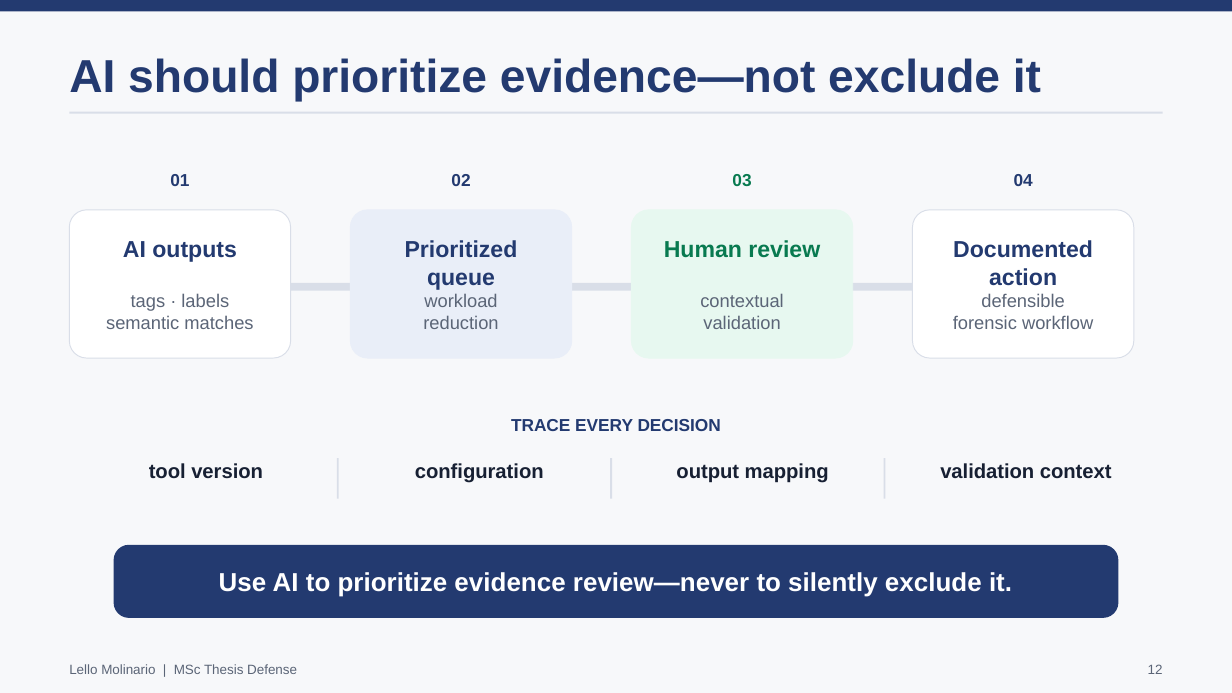
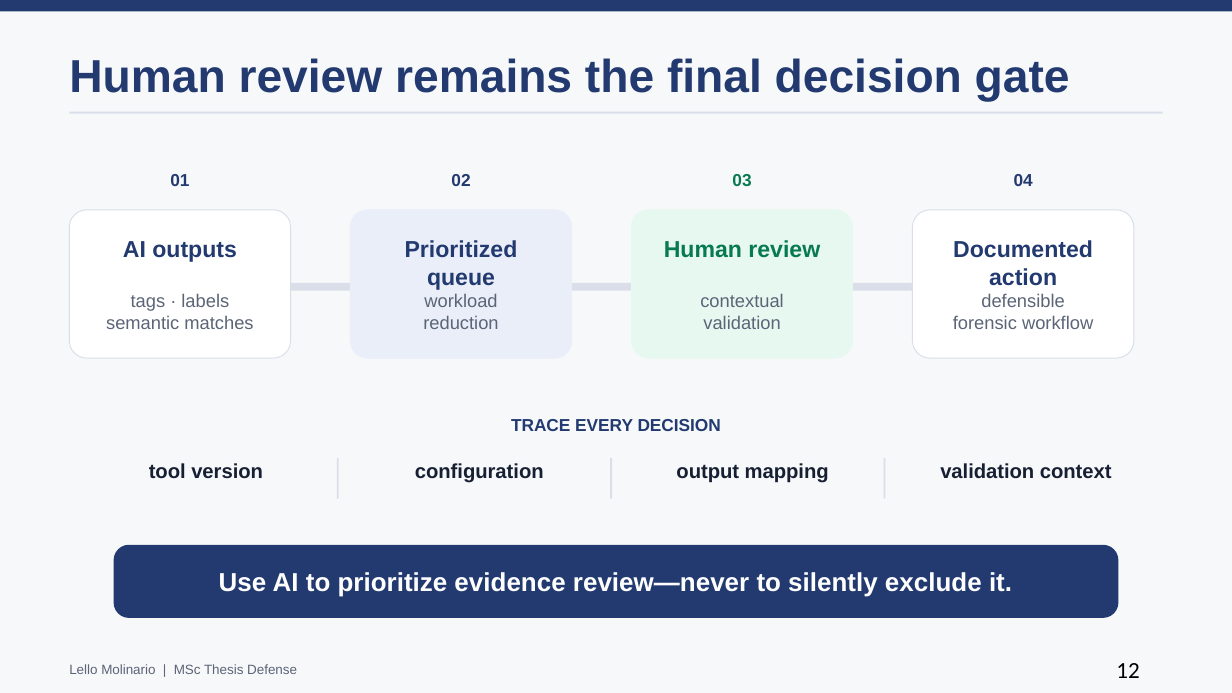
Before and after one commit to lmolinario/msc-thesis-ai-robustness-in-digital-forensics, a slide deck: slide 12 of docs/presentation/Molinario_Thesis_Defense_2026.pptx. Drawn at 1232x693 pixels with LibreOffice and Linux fonts; fonts in the diff are those of the drawing. Boxes give left, top, right and bottom in pixels: in the first picture for what was removed or moved away, otherwise in the second. Text is boxed around its words. In the diff, an @@ line names an element or a change of style, - is before the commit and + after.

```diff
--- a/docs/presentation/Molinario_Thesis_Defense_2026.pptx
+++ b/docs/presentation/Molinario_Thesis_Defense_2026.pptx
@@ text at <box>69,58,1070,102</box>: text changed @@
-AI should prioritize evidence—not exclude it
+Human review remains the final decision gate
@@ text "12" at <box>1116,663,1139,678</box>: size 10.5 to 18 pt, font Arial to Calibri, text colour #5B6577 to #000000; alignment right to left @@
```
Also in this commit, not shown: 17 other slides changed, 6 slides added, 8 other files.
